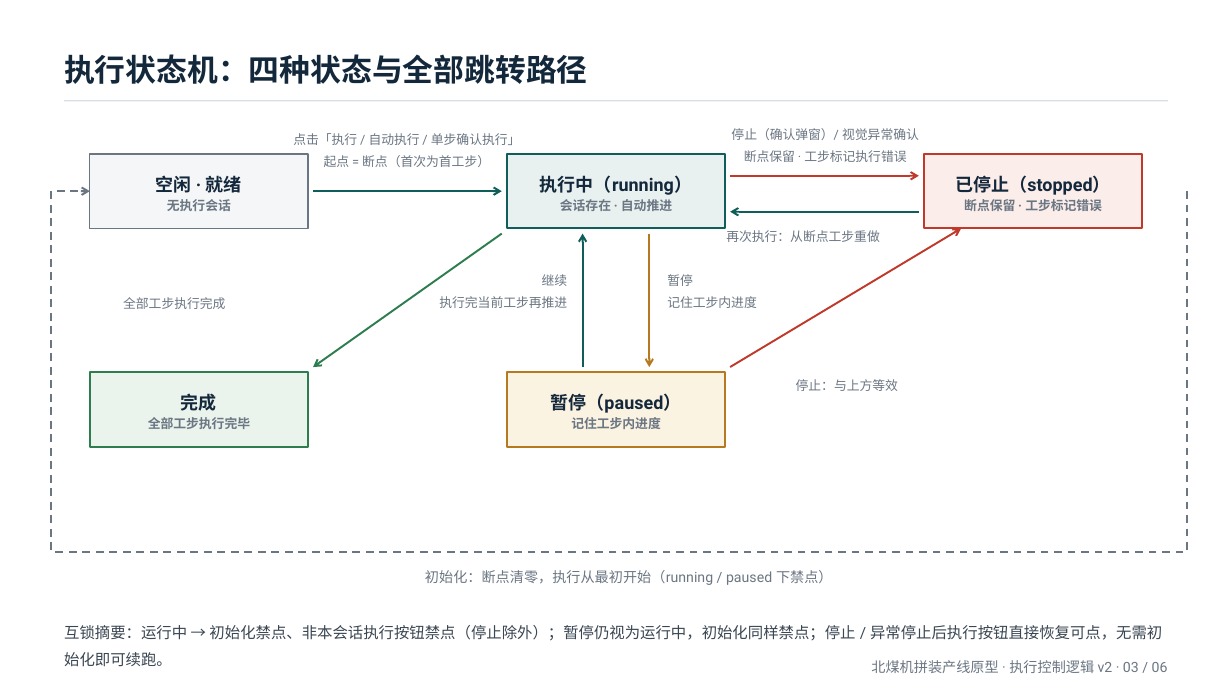
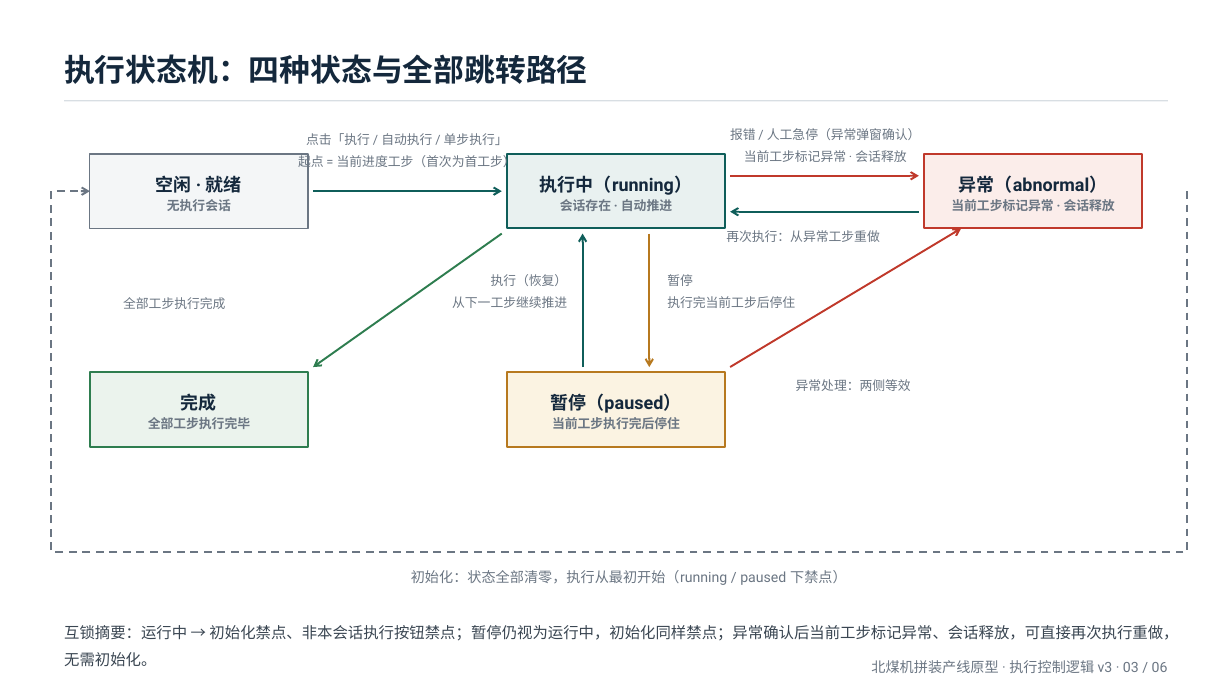
Before and after one commit to chenghe12581-ops/beimei-assembly-line-demo, a slide deck: slide 3 of docs/generated/execution-control-flow/执行按钮逻辑流程图.pptx. Drawn at 1232x693 pixels with LibreOffice and Linux fonts; fonts in the diff are those of the drawing. Boxes give left, top, right and bottom in pixels: in the first picture for what was removed or moved away, otherwise in the second. Text is boxed around its words. In the diff, an @@ line names an element or a change of style, - is before the commit and + after.

Commit message:
执行按钮逻辑 v3：删除停止按钮，执行/暂停两态+软暂停，异常标记中断，单步精简为仅执行工步

```diff
--- a/docs/generated/execution-control-flow/执行按钮逻辑流程图.pptx
+++ b/docs/generated/execution-control-flow/执行按钮逻辑流程图.pptx
@@ text at (298, 133, 516, 170): text changed @@
-点击「执行 / 自动执行 / 单步确认执行」
-起点 = 断点（首次为首工步）
+点击「执行 / 自动执行 / 单步执行」
+起点 = 当前进度工步（首次为首工步）
@@ text at (730, 128, 921, 162): text changed @@
-停止（确认弹窗）/ 视觉异常确认
-断点保留 · 工步标记执行错误
+报错 / 人工急停（异常弹窗确认）
+当前工步标记异常 · 会话释放
@@ text at (951, 175, 1115, 211): text changed; size 14 to 10 pt; text colour #14283C to #6B7683 @@
-已停止（stopped）
-断点保留 · 工步标记错误
+异常（abnormal）
+当前工步标记异常 · 会话释放
@@ text at (726, 230, 880, 242): text changed @@
-再次执行：从断点工步重做
+再次执行：从异常工步重做
@@ text at (452, 274, 568, 308): text changed @@
-继续
-执行完当前工步再推进
+执行（恢复）
+从下一工步继续推进
@@ text at (667, 296, 795, 308): text changed @@
-记住工步内进度
+执行完当前工步后停住
@@ text at (796, 379, 911, 391): text changed @@
-停止：与上方等效
+异常处理：两侧等效
@@ text at (552, 417, 680, 429): text changed @@
-记住工步内进度
+当前工步执行完后停住
@@ text at (411, 570, 847, 585): text changed @@
-初始化：断点清零，执行从最初开始（running / paused 下禁点）
+初始化：状态全部清零，执行从最初开始（running / paused 下禁点）
@@ text at (64, 625, 1178, 667): text changed @@
-互锁摘要：运行中 → 初始化禁点、非本会话执行按钮禁点（停止除外）；暂停仍视为运行中，初始化同样禁点；停止 / 异常停止后执行按钮直接恢复可点，无需初始化即可续跑。
+互锁摘要：运行中 → 初始化禁点、非本会话执行按钮禁点；暂停仍视为运行中，初始化同样禁点；异常确认后当前工步标记异常、会话释放，可直接再次执行重做，无需初始化。
@@ text at (871, 660, 1168, 673): text changed @@
-北煤机拼装产线原型 · 执行控制逻辑 v2 · 03 / 06
+北煤机拼装产线原型 · 执行控制逻辑 v3 · 03 / 06
```
Also in this commit, not shown: 5 other slides changed, 5 other files.
